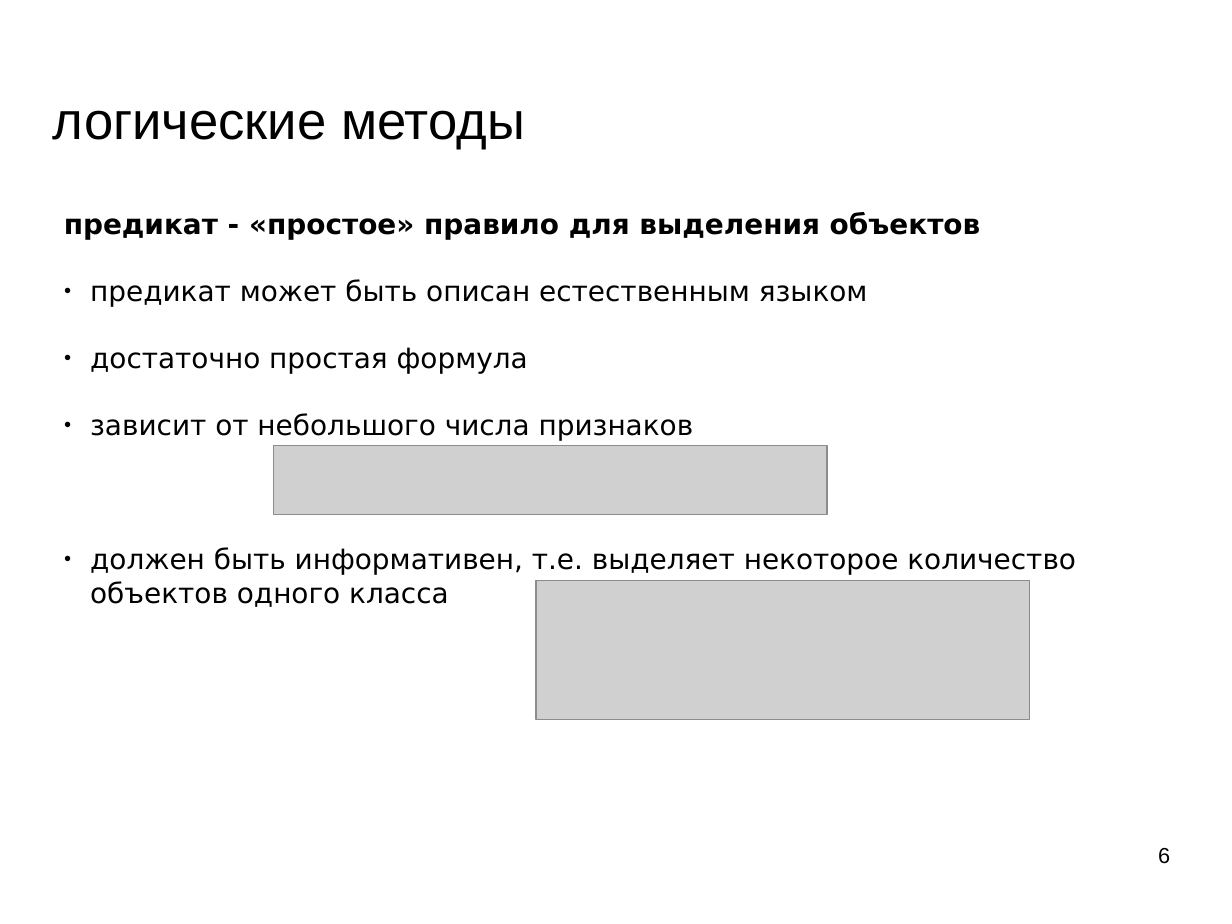
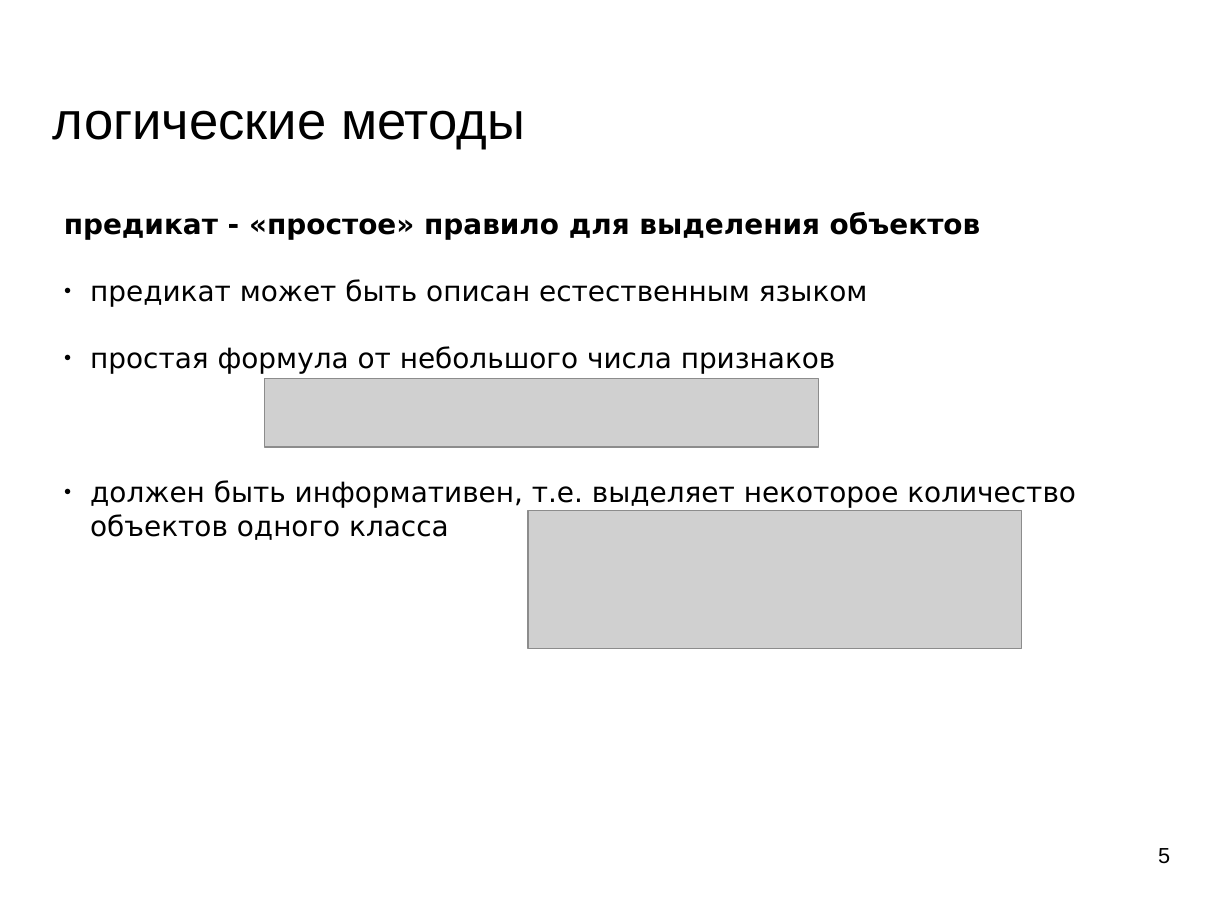
Before and after one commit to mechanoid5/ml_lectorium_2024_I, a slide deck: slide 5 of 11-logical.odp (slide 6 before the commit). Drawn at 1232x924 pixels with LibreOffice and Linux fonts; fonts in the diff are those of the drawing; grey boxes stand for pictures; background and template pictures are left out. Boxes give left, top, right and bottom in pixels: in the first picture for what was removed or moved away, otherwise in the second. Text is boxed around its words. In the diff, an @@ line names an element or a change of style, - is before the commit and + after.

```diff
--- a/11-logical.odp
+++ b/11-logical.odp
@@ text at bbox=[90, 346, 836, 374]: text changed @@
-● достаточно простая формула
-● зависит от небольшого числа признаков
+● простая формула от небольшого числа признаков
@@ picture: place and size @@
-picture at bbox=[273, 446, 827, 514]
+picture at bbox=[265, 379, 819, 447]
@@ picture: place and size @@
-picture at bbox=[537, 581, 1031, 720]
+picture at bbox=[528, 511, 1022, 650]
@@ page number at bbox=[1158, 848, 1170, 864]: text changed @@
-6
+5
```
Also in this commit, not shown: 11 other slides changed, 1 slide removed, 2 other files.
